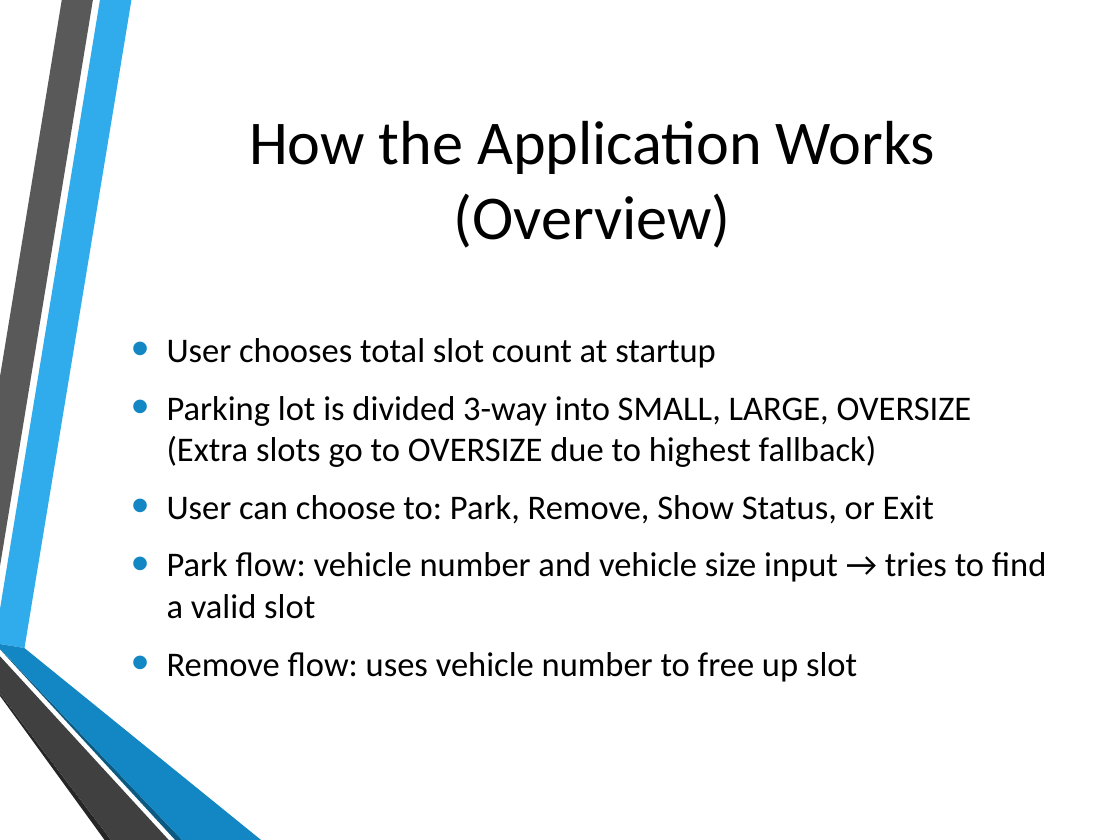
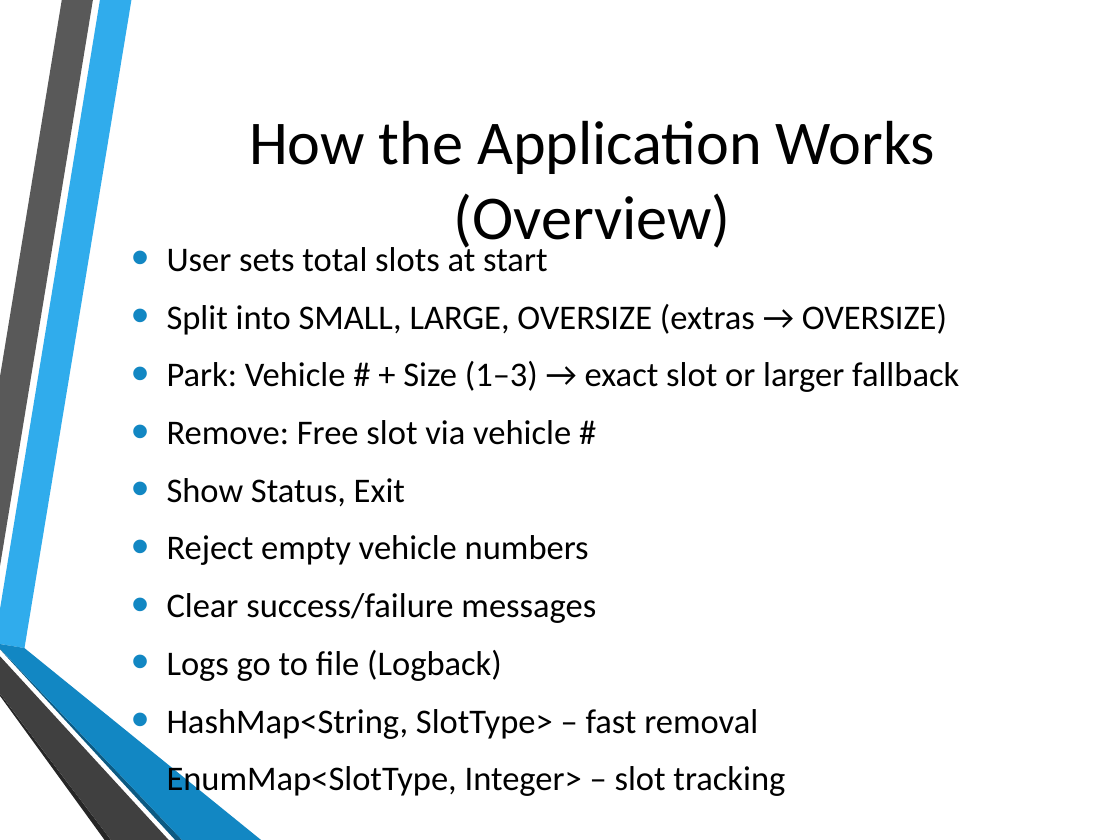
Before and after one commit to PradyumnaD2999/ParkingLotApp, a slide deck: slide 5 of presentation/ParkingLotApp.pptx. Drawn at 1120x840 pixels with LibreOffice and Linux fonts; fonts in the diff are those of the drawing; background and template pictures are left out. Boxes give left, top, right and bottom in pixels: in the first picture for what was removed or moved away, otherwise in the second. Text is boxed around its words. In the diff, an @@ line names an element or a change of style, - is before the commit and + after.

```diff
--- a/presentation/ParkingLotApp.pptx
+++ b/presentation/ParkingLotApp.pptx
@@ text at (167,242,959,799): text changed @@
-• User chooses total slot count at startup
-• Parking lot is divided 3-way into SMALL, LARGE, OVERSIZE (Extra slots go to OVERSIZE due to highest fallback)
-• User can choose to: Park, Remove, Show Status, or Exit
-• Park flow: vehicle number and vehicle size input → tries to find a valid slot
-• Remove flow: uses vehicle number to free up slot
+• User sets total slots at start
+• Split into SMALL, LARGE, OVERSIZE (extras → OVERSIZE)
+• Park: Vehicle # + Size (1–3) → exact slot or larger fallback
+• Remove: Free slot via vehicle #
+• Show Status, Exit
+• Reject empty vehicle numbers
+• Clear success/failure messages
+• Logs go to file (Logback)
+• HashMap<String, SlotType> – fast removal
+• EnumMap<SlotType, Integer> – slot tracking
```
Also in this commit, not shown: 1 other slide changed, 3 slides removed, 1 other file.
